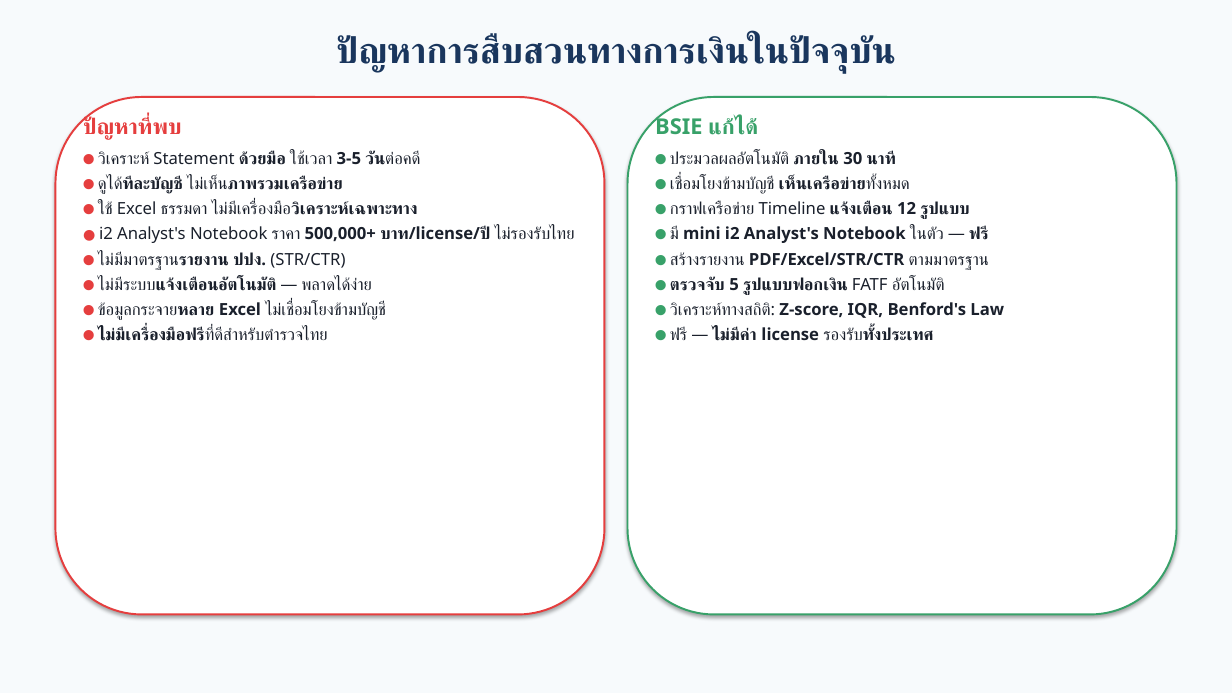
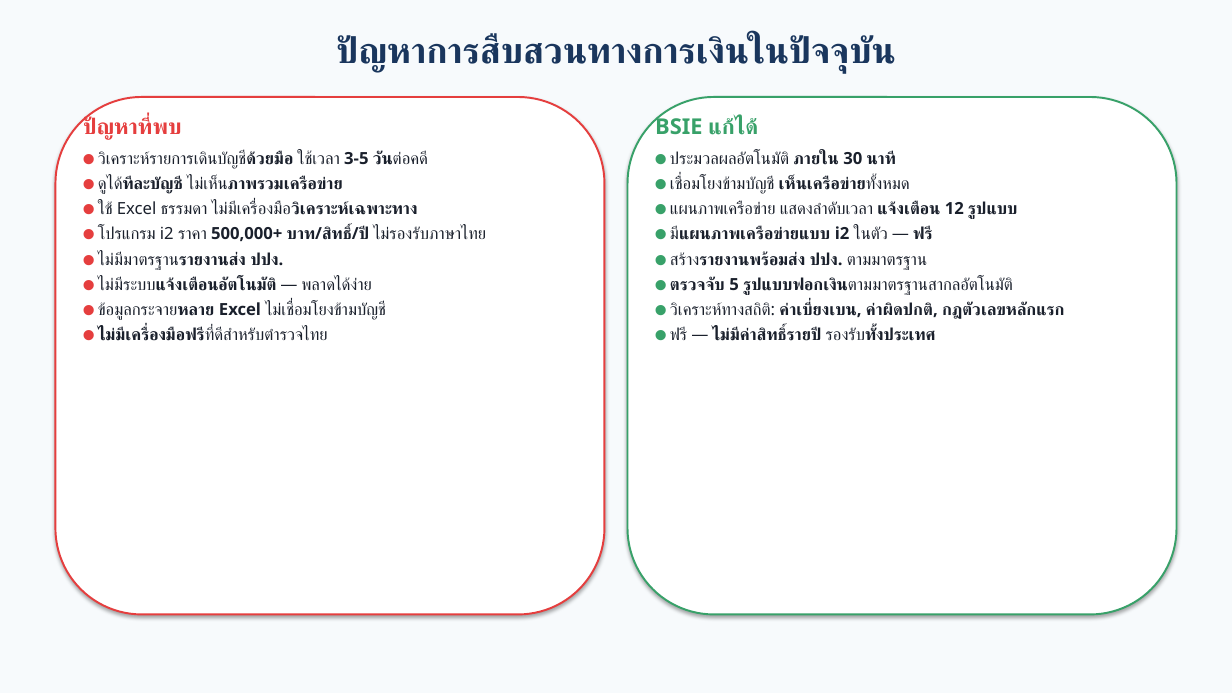
Before and after one commit to numsarai/Saraithong-BSIE, a slide deck: slide 3 of docs/SPNI_BSIE_Presentation.pptx. Drawn at 1232x693 pixels with LibreOffice and Linux fonts; fonts in the diff are those of the drawing. Boxes give left, top, right and bottom in pixels: in the first picture for what was removed or moved away, otherwise in the second. Text is boxed around its words. In the diff, an @@ line names an element or a change of style, - is before the commit and + after.

```diff
--- a/docs/SPNI_BSIE_Presentation.pptx
+++ b/docs/SPNI_BSIE_Presentation.pptx
@@ text at (98,151,428,169): text changed @@
-● วิเคราะห์ Statement ด้วยมือ ใช้เวลา 3-5 วันต่อคดี
+● วิเคราะห์รายการเดินบัญชีด้วยมือ ใช้เวลา 3-5 วันต่อคดี
@@ text at (670,202,1064,341): text changed @@
-● กราฟเครือข่าย Timeline แจ้งเตือน 12 รูปแบบ
-● มี mini i2 Analyst's Notebook ในตัว — ฟรี
-● สร้างรายงาน PDF/Excel/STR/CTR ตามมาตรฐาน
-● ตรวจจับ 5 รูปแบบฟอกเงิน FATF อัตโนมัติ
-● วิเคราะห์ทางสถิติ: Z-score, IQR, Benford's Law
-● ฟรี — ไม่มีค่า license รองรับทั้งประเทศ
+● แผนภาพเครือข่าย แสดงลำดับเวลา แจ้งเตือน 12 รูปแบบ
+● มีแผนภาพเครือข่ายแบบ i2 ในตัว — ฟรี
+● สร้างรายงานพร้อมส่ง ปปง. ตามมาตรฐาน
+● ตรวจจับ 5 รูปแบบฟอกเงินตามมาตรฐานสากลอัตโนมัติ
+● วิเคราะห์ทางสถิติ: ค่าเบี่ยงเบน, ค่าผิดปกติ, กฎตัวเลขหลักแรก
+● ฟรี — ไม่มีค่าสิทธิ์รายปี รองรับทั้งประเทศ
@@ text at (98,227,486,270): text changed @@
-● i2 Analyst's Notebook ราคา 500,000+ บาท/license/ปี ไม่รองรับไทย
-● ไม่มีมาตรฐานรายงาน ปปง. (STR/CTR)
+● โปรแกรม i2 ราคา 500,000+ บาท/สิทธิ์/ปี ไม่รองรับภาษาไทย
+● ไม่มีมาตรฐานรายงานส่ง ปปง.
```
Also in this commit, not shown: 20 other slides changed, 2 other files.
